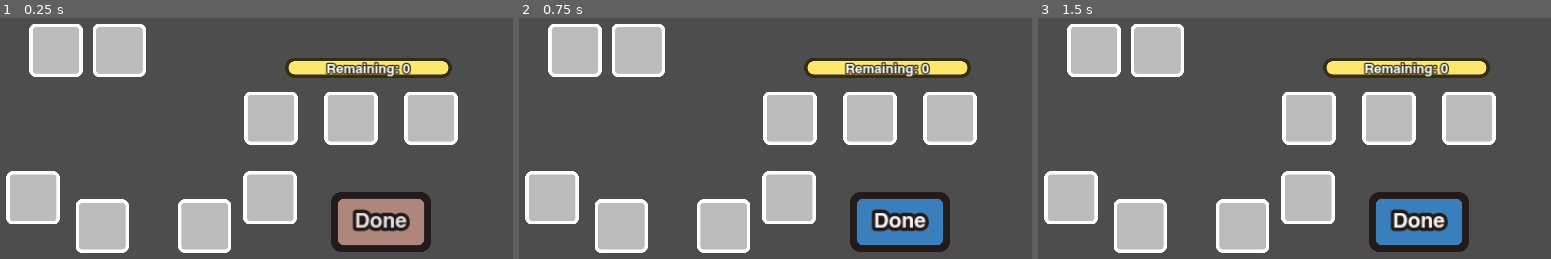
Above: before the commit, frames 1-3 (left to right).
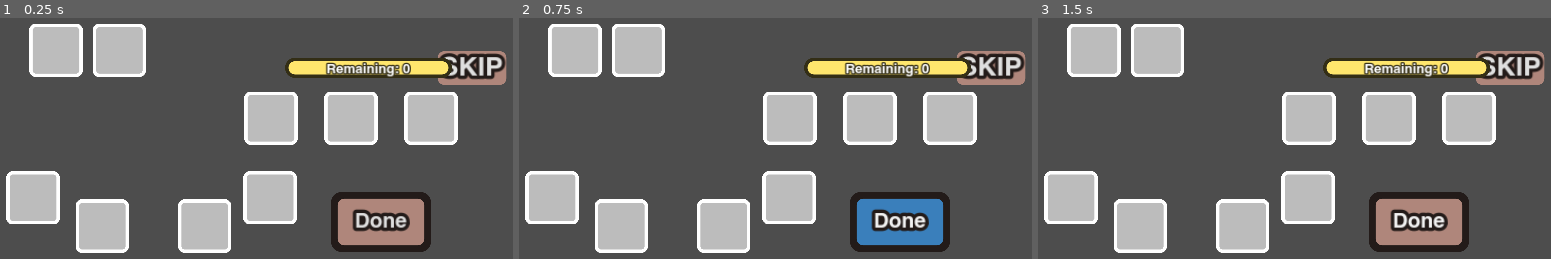
Above: after the commit, the same moments.

Repository: Sugo98/godot-77
Game: Godot game, scene res://game_logic/basic_level.tscn
The game is run twice, just before and just after one commit, with the same random seed, the same clock (stepped at 60 frames per second) and the same inputs. This scene is started directly instead of the project's main scene.
Inputs:
- Up to frame 1 (0.25 s): no input
- Up to frame 2 (0.75 s): click "Done" at 0.5 s
- Up to frame 3 (1.5 s): click "Done" at 1.25 s

The runs differ from the first frame. In frame 1, 1.6% of the frame differs, in the area x 85-99%, y 13-28%; in frame 2, 1.6%; in frame 3, 4.0%, in the area x 65-99%, y 13-95%.
Error before the commit: Invalid access to property or key 'wood_slots' on a base object of type 'Nil'. (res://game_logic/basic_level_logic.gd:69)
Error after the commit: Invalid access to property or key 'wood_slots' on a base object of type 'Nil'. (res://game_logic/basic_level_logic.gd:71)

Commit message:
ora nadia vuole fare un gioco

Diff:
--- a/assets/localization/dictionary.csv
+++ b/assets/localization/dictionary.csv
@@ -7,9 +7,34 @@
 QUIT_GAME,QUIT,ABBANDONA
 LANGUAGE_LABEL,LANGUAGE,LINGUA
 GAME_SETTINGS,Game Settings,Impostazioni di gioco
+BACK_TO_MENU,BACK TO MENU,RITORNA AL MENU
 ANIMATION_SPEED,"Animation
 Speed","Velocità
 Animazioni"
+GAME_END_QUOTE_1,"CONGRATULATIONS!!!
+
+You arrived at the end
+of this Journey","COMPLIMENTI!!!
+
+Sei arrivato alla fine
+di questo viaggio"
+GAME_END_QUOTE_2,but remember:,ma ricorda:
+GAME_END_QUOTE_3,when something ends…,quando qualcosa finisce…
+GAME_END_QUOTE_4,something new is about to begin,qualcosa di nuovo sta per cominciare
+THANK_YOU_FOR_PLAYING,"THANK YOU
+FOR PLAYING","GRAZIE
+PER AVER GIOCATO"
+ROLL_CREDITS,"PROGRAMMING:
+Palantir98, Sugo98
+ART:
+Nucciol
+
+Music assets by ","PROGRAMMAZIONE:
+Palantir98, Sugo98
+GRAFICA:
+Nucciol
+
+Assets musicali di "
 SLOW,Slow,Lenta
 MEDIUM,Medium,Media
 FAST,Fast,Veloce
--- a/game_logic/basic_level.tscn
+++ b/game_logic/basic_level.tscn
@@ -37,7 +37,19 @@
 corner_radius_bottom_right = 23
 corner_radius_bottom_left = 23
 
-[node name="BasicLevel" type="Control" node_paths=PackedStringArray("road_label", "road_progress_bar", "sfx", "obstacle", "desert_icon", "bridge_icon")]
+[sub_resource type="StyleBoxFlat" id="StyleBoxFlat_1qq4t"]
+bg_color = Color(1, 0.419608, 0.419608, 1)
+border_width_left = 8
+border_width_top = 8
+border_width_right = 8
+border_width_bottom = 8
+border_color = Color(0.2, 0.0823529, 0.0823529, 1)
+corner_radius_top_left = 16
+corner_radius_top_right = 16
+corner_radius_bottom_right = 16
+corner_radius_bottom_left = 16
+
+[node name="BasicLevel" type="Control" node_paths=PackedStringArray("road_label", "road_progress_bar", "sfx", "obstacle", "desert_icon", "bridge_icon", "you_died", "lose_button")]
 layout_mode = 3
 anchors_preset = 15
 anchor_right = 1.0
@@ -52,6 +64,8 @@
 obstacle = NodePath("Obstacle")
 desert_icon = NodePath("DesertIcon")
 bridge_icon = NodePath("BrokenBridge")
+you_died = NodePath("YouDied")
+lose_button = NodePath("MainMenuAfetrLose")
 enemy_scene = ExtResource("2_beh15")
 metadata/_edit_use_anchors_ = true
 
@@ -350,21 +364,10 @@
 text = "SOLVE_TURN"
 clip_text = true
 
-[node name="Blocker" type="Control" parent="."]
-visible = false
-z_index = 5
-layout_mode = 1
-anchors_preset = 15
-anchor_right = 1.0
-anchor_bottom = 1.0
-grow_horizontal = 2
-grow_vertical = 2
-
 [node name="BackGroundMusic" type="AudioStreamPlayer" parent="."]
 bus = &"Music"
 
 [node name="Button" type="Button" parent="."]
-visible = false
 layout_mode = 0
 offset_left = 1720.0
 offset_top = 562.0
@@ -493,5 +496,46 @@
 layout_mode = 2
 texture = ExtResource("9_6hka6")
 
+[node name="Blocker" type="Control" parent="."]
+visible = false
+z_index = 5
+layout_mode = 1
+anchors_preset = 15
+anchor_right = 1.0
+anchor_bottom = 1.0
+grow_horizontal = 2
+grow_vertical = 2
+
+[node name="YouDied" type="ColorRect" parent="."]
+visible = false
+modulate = Color(1, 1, 1, 0)
+z_index = 10
+layout_mode = 1
+anchors_preset = 15
+anchor_right = 1.0
+anchor_bottom = 1.0
+grow_horizontal = 2
+grow_vertical = 2
+color = Color(0.2, 0.0823529, 0.0823529, 1)
+
+[node name="MainMenuAfetrLose" type="Button" parent="."]
+visible = false
+z_index = 11
+layout_mode = 1
+anchors_preset = 8
+anchor_left = 0.5
+anchor_top = 0.5
+anchor_right = 0.5
+anchor_bottom = 0.5
+offset_left = -339.0
+offset_top = -81.0
+offset_right = 339.0
+offset_bottom = 81.0
+grow_horizontal = 2
+grow_vertical = 2
+theme_override_colors/font_outline_color = Color(0.2, 0.0823529, 0.0823529, 1)
+theme_override_styles/normal = SubResource("StyleBoxFlat_1qq4t")
+text = "BACK_TO_MENU"
+
 [connection signal="pressed" from="PanelContainer/SolveTurn" to="." method="solve_turn"]
 [connection signal="pressed" from="Button" to="." method="next_level"]
--- a/game_logic/basic_level_logic.gd
+++ b/game_logic/basic_level_logic.gd
@@ -23,6 +23,8 @@
 @export var obstacle : PanelContainer
 @export var desert_icon : PanelContainer
 @export var bridge_icon : PanelContainer
+@export var you_died : ColorRect
+@export var lose_button : Button
 
 var enemy_slots : Array[DiceSlot]
 var enemy_pivots: Array[Node]
@@ -127,6 +129,9 @@
 	await solve_caravan_slots()
 	await solve_enemies_slots()
 	await solve_road_slots()
+	if heroes_manager.check_game_over():
+		game_over()
+		return
 	if check_end():
 		await next_level()
 	else:
@@ -232,6 +237,7 @@
 	road_label.text = tr("DISTANCE_LABEL") + ": " + str(road)
 
 func next_level():
+	blocker.show()
 	await wait_time(0.5)
 	game_manager.go_to_next_level()
 
@@ -434,3 +440,14 @@
 	tween.tween_property(road_progress_bar, "modulate:a",0,t)
 	tween.tween_property(obstacle, "modulate:a",0,t)
 	await wait_time(t)
+
+func game_over():
+	you_died.show()
+	blocker.show()
+	print("hello")
+	var tween = create_tween()
+	tween.tween_property(you_died, "modulate:a", 0.9, 2)
+	await  tween.finished
+	lose_button.show()
+	await lose_button.pressed
+	game_manager.quit_game()
--- /dev/null
+++ b/game_logic/end_game.gd
@@ -0,0 +1,73 @@
+class_name EndGameScreen extends ColorRect
+
+@export var star_container : Node2D
+@export var star_texture : Texture2D
+@export var fader : ColorRect
+@export var quote : VBoxContainer
+@export var thanks : Label
+@export var credits : Label
+@export var back_button : PanelContainer
+var game_manager : GameManager
+
+var animation_time_1 := 1.0
+var animation_time_2 := 1.0
+var animation_time_3 := 2.0
+var offset_x := 400
+
+# Called when the node enters the scene tree for the first time.
+func _ready() -> void:
+	thanks.hide()
+	credits.hide()
+	create_night_sky()
+	fade_in()
+
+
+# Called every frame. 'delta' is the elapsed time since the previous frame.
+func _process(delta: float) -> void:
+	pass
+
+func create_night_sky():
+	for i in range(400):
+		var new_star = Sprite2D.new()
+		new_star.texture = star_texture
+		new_star.global_position.x = randi_range(0,1920)
+		new_star.global_position.y = randi_range(0,1080)
+		var dim = randf_range(0.1,0.4)
+		new_star.scale = Vector2.ONE * dim
+		new_star.rotation = randi_range(0,90)
+		var h = randf()
+		var s = randf() *0.33
+		var v = 0.9
+		new_star.modulate = Color.from_hsv(h,s,v,1)
+		star_container.add_child(new_star)
+
+
+func _on_back_to_menu_pressed() -> void:
+	game_manager.quit_game()
+
+func fade_in():
+	fader.show()
+	var tween = create_tween()
+	tween.tween_property(fader, "modulate:a",0,1)
+	await tween.finished
+	for row in quote.get_children():
+		var tween2 = create_tween()
+		tween2.tween_property(row, "modulate:a",1,animation_time_1)
+		await tween2.finished
+		await get_tree().create_timer(animation_time_2).timeout
+	var tween3 = create_tween()
+	tween3.tween_property(quote, "position:x", quote.position.x - offset_x, animation_time_1)
+	await tween3.finished
+
+	var tween4 = create_tween()
+	tween4.tween_property(thanks,"position:y",thanks.position.y,animation_time_3)
+	tween4.tween_property(credits,"position:y",credits.position.y,animation_time_3)
+	thanks.position.y += 1000
+	credits.position.y += 1000
+	thanks.show()
+	credits.show()
+	await tween4.finished
+	var tween5 = create_tween()
+	tween5.tween_property(back_button, "modulate:a",1,animation_time_1)
+
+	fader.hide()
--- /dev/null
+++ b/game_logic/end_game.tscn
@@ -0,0 +1,163 @@
+[gd_scene load_steps=6 format=3 uid="uid://bi2rnee80yylu"]
+
+[ext_resource type="Script" path="res://game_logic/end_game.gd" id="1_0lanf"]
+[ext_resource type="Texture2D" uid="uid://bjl5tow7l1xn7" path="res://assets/background/xp.png" id="2_vnuuw"]
+[ext_resource type="Theme" uid="uid://bionh2bhlri40" path="res://assets/theme/basic_theme.tres" id="3_jhfgu"]
+[ext_resource type="FontFile" uid="uid://bhign6v57q280" path="res://assets/theme/fonts/Helvetica-Bold.ttf" id="4_2mr74"]
+
+[sub_resource type="StyleBoxFlat" id="StyleBoxFlat_qhcga"]
+bg_color = Color(0.227451, 0.498039, 0.733333, 1)
+corner_radius_top_left = 16
+corner_radius_top_right = 16
+corner_radius_bottom_right = 16
+corner_radius_bottom_left = 16
+
+[node name="EndGame" type="ColorRect" node_paths=PackedStringArray("star_container", "fader", "quote", "thanks", "credits", "back_button")]
+anchors_preset = 15
+anchor_right = 1.0
+anchor_bottom = 1.0
+grow_horizontal = 2
+grow_vertical = 2
+color = Color(0, 0, 0.0941176, 1)
+script = ExtResource("1_0lanf")
+star_container = NodePath("StarContainer")
+star_texture = ExtResource("2_vnuuw")
+fader = NodePath("Fader")
+quote = NodePath("VBoxContainer")
+thanks = NodePath("Thanks")
+credits = NodePath("Credits")
+back_button = NodePath("PanelContainer")
+
+[node name="StarContainer" type="Node2D" parent="."]
+
+[node name="PanelContainer" type="PanelContainer" parent="."]
+modulate = Color(1, 1, 1, 0)
+layout_mode = 1
+anchors_preset = 7
+anchor_left = 0.5
+anchor_top = 1.0
+anchor_right = 0.5
+anchor_bottom = 1.0
+offset_left = -362.5
+offset_top = -349.0
+offset_right = 362.5
+offset_bottom = -141.0
+grow_horizontal = 2
+grow_vertical = 0
+
+[node name="BackToMenu" type="Button" parent="PanelContainer"]
+layout_mode = 2
+theme = ExtResource("3_jhfgu")
+theme_override_styles/hover = SubResource("StyleBoxFlat_qhcga")
+text = "BACK_TO_MENU"
+
+[node name="Fader" type="ColorRect" parent="."]
+visible = false
+layout_mode = 1
+anchors_preset = 15
+anchor_right = 1.0
+anchor_bottom = 1.0
+grow_horizontal = 2
+grow_vertical = 2
+color = Color(0, 0, 0, 1)
+
+[node name="VBoxContainer" type="VBoxContainer" parent="."]
+layout_mode = 1
+anchors_preset = 8
+anchor_left = 0.5
+anchor_top = 0.5
+anchor_right = 0.5
+anchor_bottom = 0.5
+offset_left = -272.0
+offset_top = -256.0
+offset_right = 273.0
+offset_bottom = 20.0
+grow_horizontal = 2
+grow_vertical = 2
+theme_override_constants/separation = 24
+
+[node name="Quote1" type="Label" parent="VBoxContainer"]
+modulate = Color(1, 1, 1, 0)
+layout_mode = 2
+theme_override_colors/font_outline_color = Color(0, 0, 0.0941176, 1)
+theme_override_constants/outline_size = 48
+theme_override_fonts/font = ExtResource("4_2mr74")
+theme_override_font_sizes/font_size = 50
+text = "GAME_END_QUOTE_1"
+horizontal_alignment = 1
+vertical_alignment = 1
+
+[node name="Quote2" type="Label" parent="VBoxContainer"]
+modulate = Color(1, 1, 1, 0)
+layout_mode = 2
+theme_override_colors/font_outline_color = Color(0, 0, 0.0941176, 1)
+theme_override_constants/outline_size = 48
+theme_override_fonts/font = ExtResource("4_2mr74")
+theme_override_font_sizes/font_size = 50
+text = "GAME_END_QUOTE_2"
+horizontal_alignment = 1
+vertical_alignment = 1
+
+[node name="Quote3" type="Label" parent="VBoxContainer"]
+modulate = Color(1, 1, 1, 0)
+layout_mode = 2
+theme_override_colors/font_outline_color = Color(0, 0, 0.0941176, 1)
+theme_override_constants/outline_size = 48
+theme_override_fonts/font = ExtResource("4_2mr74")
+theme_override_font_sizes/font_size = 50
+text = "GAME_END_QUOTE_3"
+horizontal_alignment = 1
+vertical_alignment = 1
+
+[node name="Quote4" type="Label" parent="VBoxContainer"]
+modulate = Color(1, 1, 1, 0)
+layout_mode = 2
+theme_override_colors/font_outline_color = Color(0, 0, 0.0941176, 1)
+theme_override_constants/outline_size = 48
+theme_override_fonts/font = ExtResource("4_2mr74")
+theme_override_font_sizes/font_size = 50
+text = "GAME_END_QUOTE_4"
+horizontal_alignment = 1
+vertical_alignment = 1
+
+[node name="Thanks" type="Label" parent="."]
+layout_mode = 1
+anchors_preset = 6
+anchor_left = 1.0
+anchor_top = 0.5
+anchor_right = 1.0
+anchor_bottom = 0.5
+offset_left = -958.0
+offset_top = -342.0
+offset_right = -130.0
+offset_bottom = -281.0
+grow_horizontal = 0
+grow_vertical = 2
+theme_override_colors/font_outline_color = Color(0, 0, 0.0941176, 1)
+theme_override_constants/outline_size = 48
+theme_override_fonts/font = ExtResource("4_2mr74")
+theme_override_font_sizes/font_size = 60
+text = "THANK_YOU_FOR_PLAYING"
+horizontal_alignment = 2
+
+[node name="Credits" type="Label" parent="."]
+layout_mode = 1
+anchors_preset = 6
+anchor_left = 1.0
+anchor_top = 0.5
+anchor_right = 1.0
+anchor_bottom = 0.5
+offset_left = -437.0
+offset_top = -160.0
+offset_right = -130.0
+offset_bottom = 313.0
+grow_horizontal = 0
+grow_vertical = 2
+theme_override_colors/font_outline_color = Color(0, 0, 0.0941176, 1)
+theme_override_constants/outline_size = 48
+theme_override_fonts/font = ExtResource("4_2mr74")
+theme_override_font_sizes/font_size = 40
+text = "ROLL_CREDITS"
+horizontal_alignment = 2
+
+[connection signal="pressed" from="PanelContainer/BackToMenu" to="." method="_on_back_to_menu_pressed"]
--- a/game_logic/game_manager.gd
+++ b/game_logic/game_manager.gd
@@ -4,6 +4,7 @@
 @export var level_scene : PackedScene
 @export var merchant_scene : PackedScene
 @export var heroes_manager_scene : PackedScene
+@export var end_game_scene : PackedScene
 @export var main_canvas : CanvasLayer
 
 @export var journey_data : Journey
@@ -13,6 +14,7 @@
 var heroes_manager : HeroesManager
 
 var main_menu : MainMenu
+var end_game_screen : EndGameScreen
 
 func check_warnings():
 	var warnings : Array = []
@@ -25,6 +27,8 @@
 	check_warnings()
 	main_menu = main_menu_scene.instantiate()
 	main_menu.game_manager = self
+	end_game_screen = end_game_scene.instantiate()
+	end_game_screen.game_manager = self
 	main_canvas.add_child(main_menu)
 
 # Called every frame. 'delta' is the elapsed time since the previous frame.
@@ -47,6 +51,7 @@
 			await actual_stop.clear_ui()
 			await heroes_manager.next_level()
 		actual_stop.queue_free()
+		actual_stop = null
 	if journey_stops.is_empty():
 		end_game()
 		return
@@ -82,10 +87,13 @@
 	main_menu.pause_button.hide()
 
 func quit_game():
-	actual_stop.queue_free()
+	if actual_stop:
+		actual_stop.queue_free()
 	actual_stop = null
-	heroes_manager.queue_free()
+	if heroes_manager:
+		heroes_manager.queue_free()
+	main_canvas.remove_child(end_game_screen)
 	load_menu()
 
 func end_game():
-	print("end_game")
+	main_canvas.add_child(end_game_screen)
--- a/game_logic/game_manager.tscn
+++ b/game_logic/game_manager.tscn
@@ -6,6 +6,7 @@
 [ext_resource type="PackedScene" uid="uid://ojh8x0lm12fe" path="res://game_logic/heroes_party.tscn" id="4_jdtd5"]
 [ext_resource type="PackedScene" uid="uid://btf6snukdg0gw" path="res://merchant/merchant.tscn" id="4_x8sid"]
 [ext_resource type="Resource" uid="uid://bryhx73j76qjm" path="res://resources/journey/journey_1.tres" id="6_72ei4"]
+[ext_resource type="PackedScene" uid="uid://bi2rnee80yylu" path="res://game_logic/end_game.tscn" id="6_dm0w3"]
 
 [node name="GameManager" type="Node" node_paths=PackedStringArray("main_canvas")]
 script = ExtResource("1_176oy")
@@ -13,6 +14,7 @@
 level_scene = ExtResource("3_7l85e")
 merchant_scene = ExtResource("4_x8sid")
 heroes_manager_scene = ExtResource("4_jdtd5")
+end_game_scene = ExtResource("6_dm0w3")
 main_canvas = NodePath("MainCanvas")
 journey_data = ExtResource("6_72ei4")
 
--- a/game_logic/hero_party_manager.gd
+++ b/game_logic/hero_party_manager.gd
@@ -127,3 +127,9 @@
 
 func next_level():
 	await caravan.do_the_animation()
+
+func check_game_over() -> bool:
+	print(food, " ", health)
+	if food <= 0: return true
+	if health <= 0: return true
+	return false
Binary file changed: assets/localization/dictionary.en.translation
Binary file changed: assets/localization/dictionary.it.translation
Not shown: 1 places in game_logic/basic_level.tscn that only renumber resources
Not shown: 1 places in game_logic/game_manager.tscn that only renumber resources
